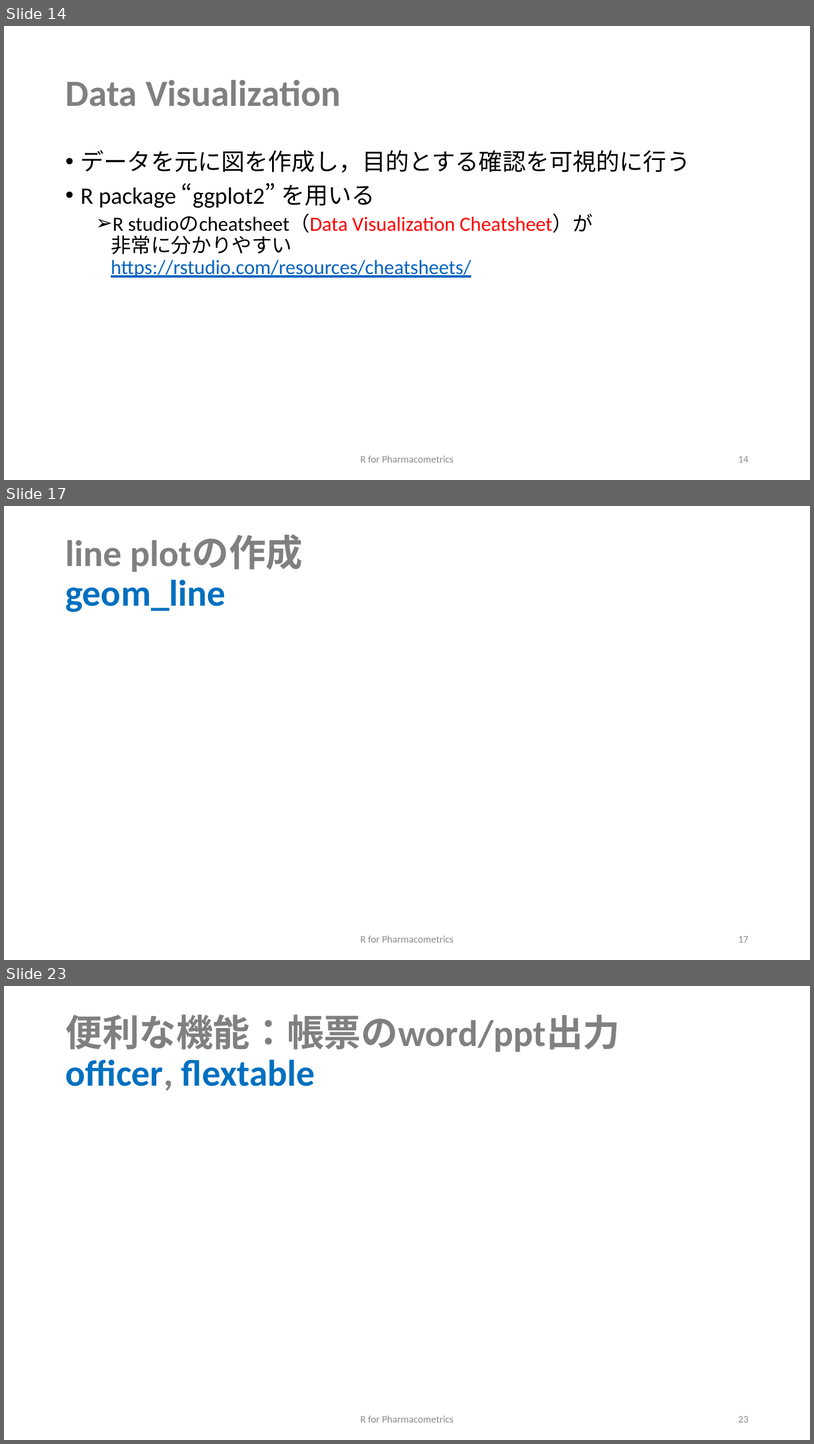
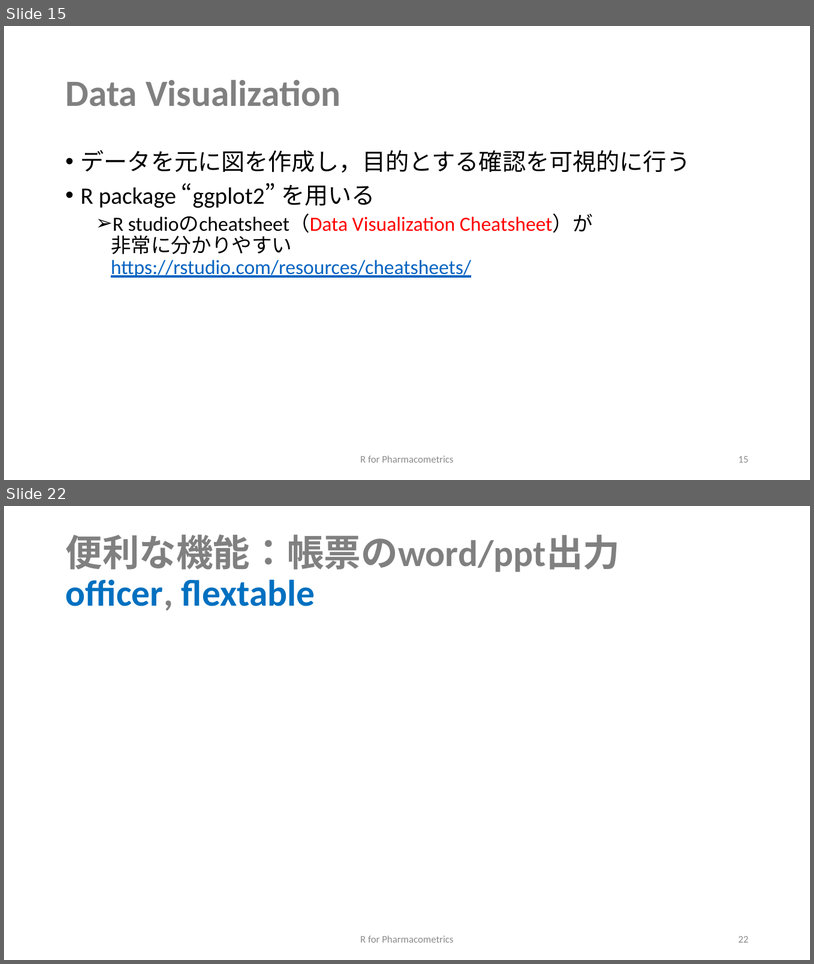
Before and after one commit to MasatoFukae/R-for-PMx, a slide deck: sample/1_data_handling.pptx. Shown one above the other, each under a label of ours: slides 14, 17 and 23 before the commit, slides 15 and 22 after it; the slides between them are not shown. The pictures are 814x1444 and 814x964 pixels, drawn with LibreOffice and Linux fonts; fonts in the diff are those of the drawing. Boxes give left, top, right and bottom in pixels: in the first picture for what was removed or moved away, otherwise in the second. Text is boxed around its words. In the diff, an @@ line names an element or a change of style, - is before the commit and + after.

```diff
--- a/sample/1_data_handling.pptx
+++ b/sample/1_data_handling.pptx
@@ slide 17 removed at bbox=[4, 506, 810, 960], background #FFFFFF @@
@@ title removed at bbox=[65, 535, 303, 612] @@
-line plotの作成
-geom_line
@@ text removed at bbox=[360, 935, 453, 942] @@
-R for Pharmacometrics
@@ page number removed at bbox=[738, 936, 749, 942] @@
-17
@@ what was slide 14 is now slide 15 @@
@@ page number at bbox=[738, 456, 749, 462]: text changed @@
-14
+15
@@ what was slide 23 is now slide 22 @@
@@ page number at bbox=[738, 936, 749, 942]: text changed @@
-23
+22
```
Also in this commit, not shown: 6 slides changed, 2 slides added, 2 other slides removed, 12 other files.
